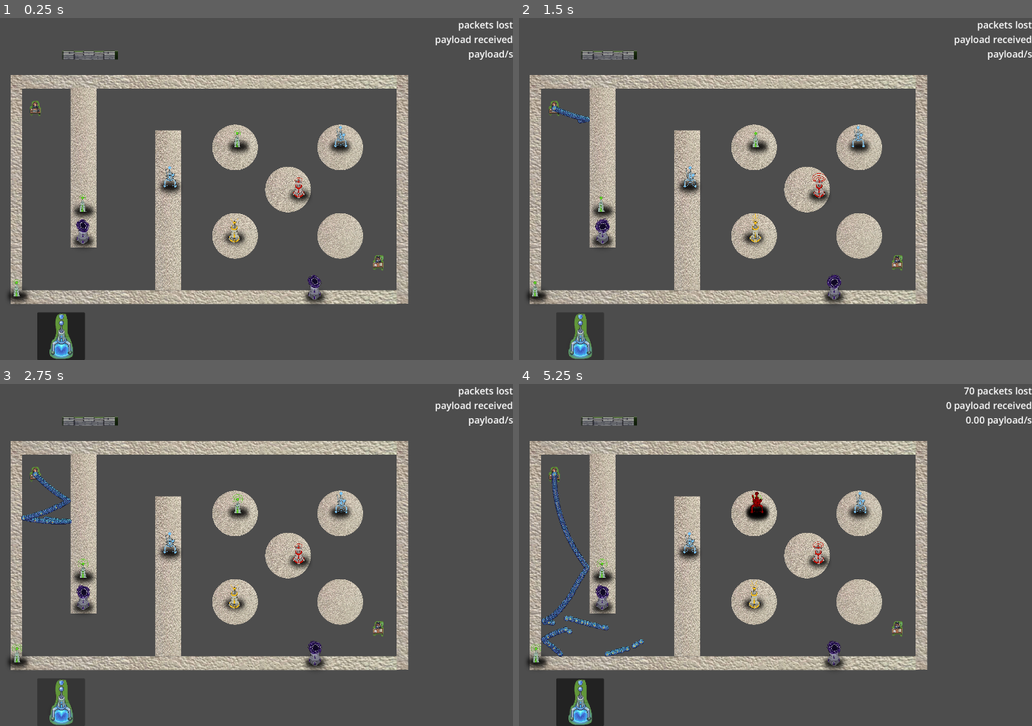
Above: before the commit, frames 1-4 (two rows, left to right).
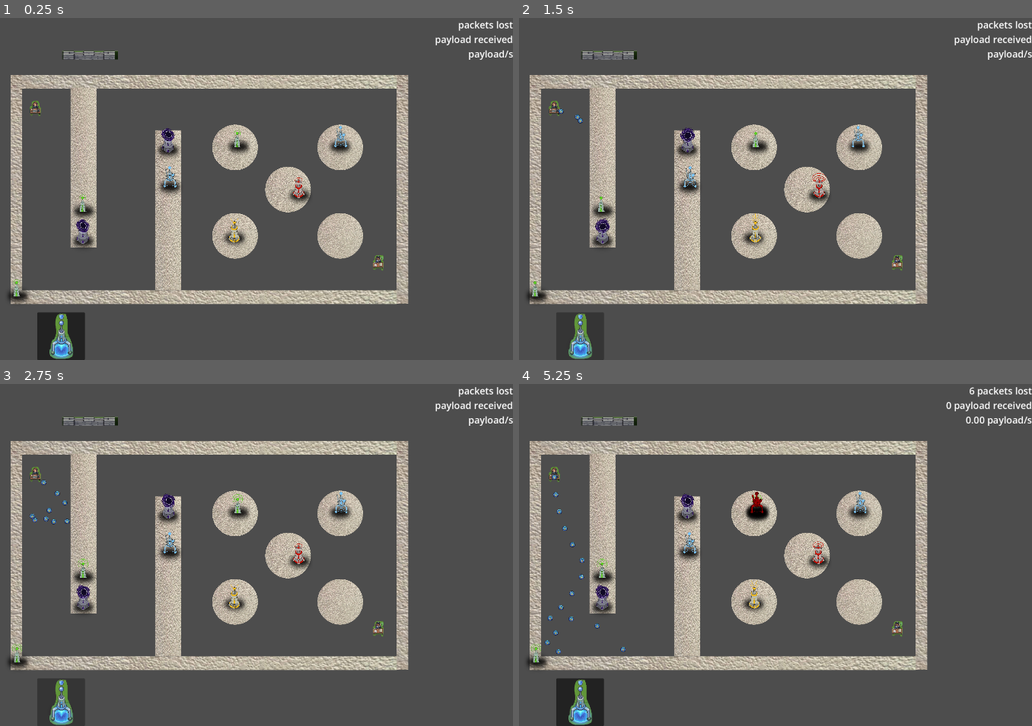
Above: after the commit, the same moments.

Repository: ryupold/ld59
Game: Godot game, scene res://scenes/test_sender.tscn
Two runs of this game, one before a commit and one after it. Both use one fixed random seed, a clock stepped at 60 frames per second and the inputs below. The engine's default icon, where the game draws it, is replaced by a stand-in: a white triangle on a blue panel in a dark square.
Inputs (mouse positions are in pixels of both pictures, inside the frame that each line leads up to):
- Up to frame 1 (0.25 s): no input
- Up to frame 2 (1.5 s): click (580, 336) at 0.5 s; click (580, 336) at 1.25 s
- Up to frame 3 (2.75 s): click (61, 702) at 2 s
- Up to frame 4 (5.25 s): move the mouse to (754, 592) at 2.77 s; click (754, 592) at 2.92 s; move the mouse to (601, 568) at 3.52 s; click (601, 568) at 3.67 s; move the mouse to (534, 650) at 4.27 s; click (534, 650) at 4.42 s; move the mouse to (754, 503) at 5.02 s; click (754, 503) at 5.17 s

The runs differ from the first frame. In frame 1, 0.5% of the frame differs, in the area x 30-64%, y 32-84%; in frame 2, 0.6%; in frame 3, 0.9%; in frame 4, 1.4%, in the area x 4-89%, y 0-84%.

Commit message:
change tower position

Diff:
--- a/ld59-game/scenes/test_sender.tscn
+++ b/ld59-game/scenes/test_sender.tscn
@@ -46,7 +46,7 @@
 [node name="Sender" parent="." unique_id=1211801374 node_paths=PackedStringArray("packetParent") instance=ExtResource("2_mv1ug")]
 position = Vector2(277.5947, 400.97012)
 packetParent = NodePath("..")
-spawnInterval = 0.01
+spawnInterval = 0.2
 spawnAngleRotationSpeed = 0.3
 
 [node name="Receiver" parent="." unique_id=1476249835 instance=ExtResource("3_nivf7")]
@@ -78,7 +78,7 @@
 position = Vector2(3307, 1287)
 
 [node name="GravityTower" parent="Towers" unique_id=1604658526 instance=ExtResource("3_awagt")]
-position = Vector2(3483, 2452)
+position = Vector2(1803, 766)
 
 [node name="GravityTower2" parent="Towers" unique_id=1863822030 instance=ExtResource("3_awagt")]
 position = Vector2(827, 1812)
